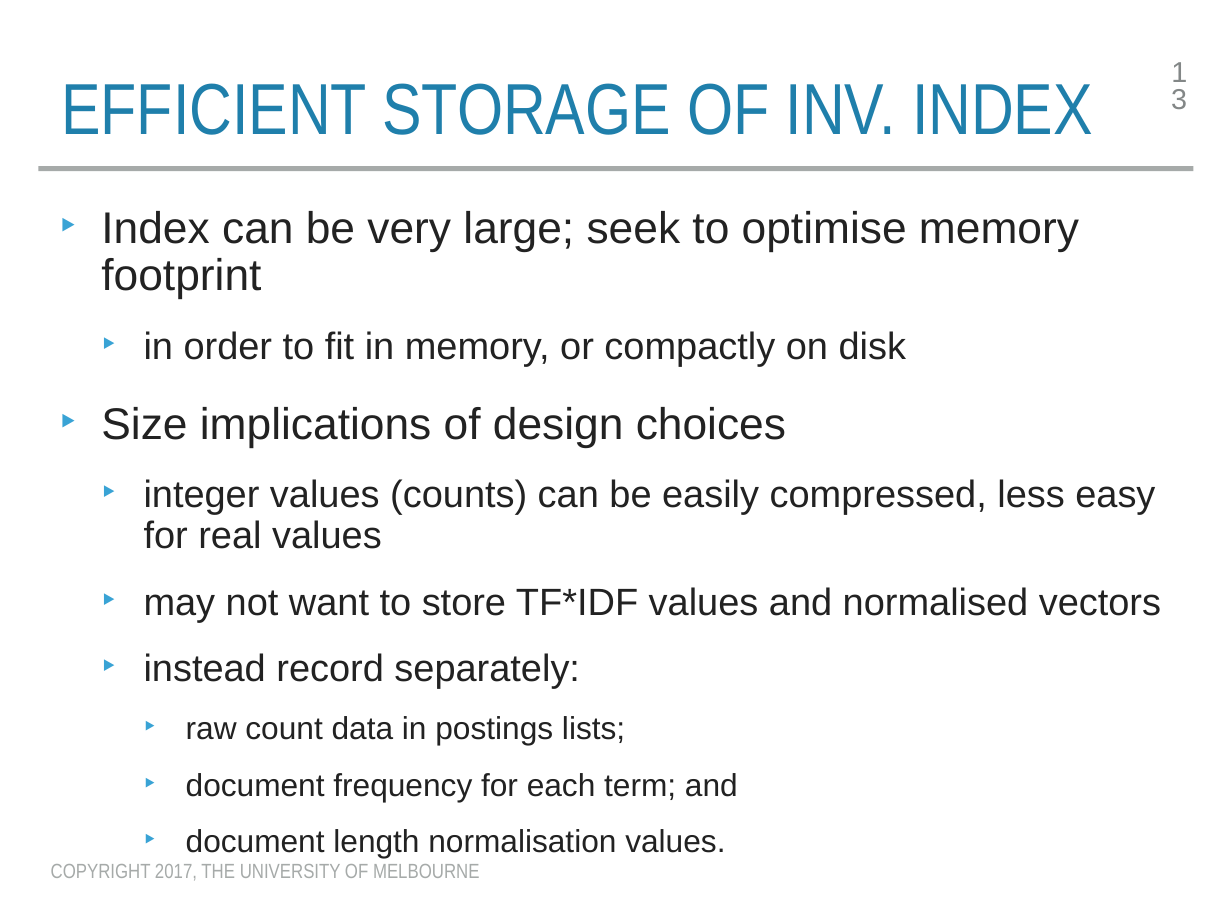
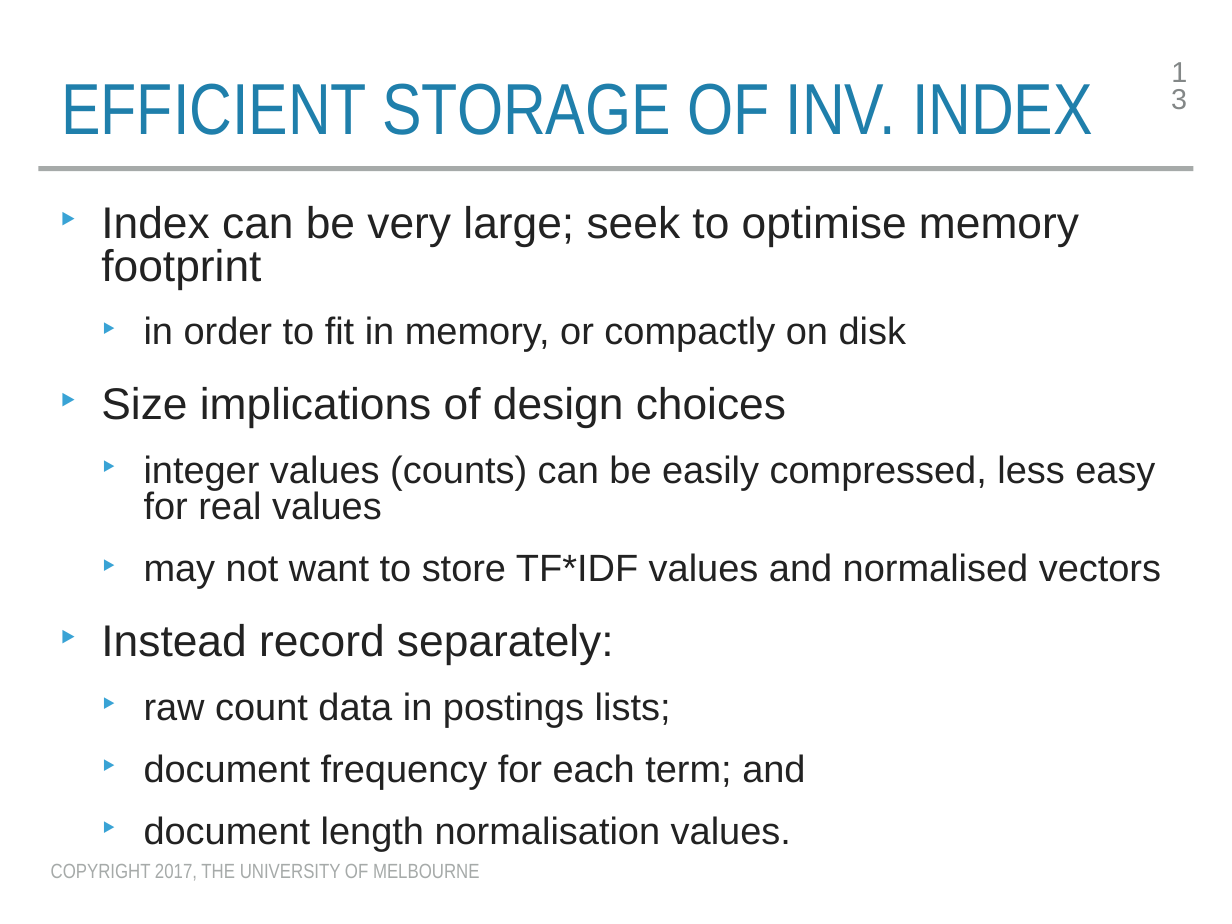
Before and after one commit to trevorcohn/comp90042, a slide deck: slide 13 of slides/WSTA_L16_vsm_eval.pptx. Drawn at 1232x924 pixels with LibreOffice and Linux fonts; fonts in the diff are those of the drawing. Boxes give left, top, right and bottom in pixels: in the first picture for what was removed or moved away, otherwise in the second. Text is boxed around its words. In the diff, an @@ line names an element or a change of style, - is before the commit and + after.

```diff
--- a/slides/WSTA_L16_vsm_eval.pptx
+++ b/slides/WSTA_L16_vsm_eval.pptx
@@ text at [101, 206, 1161, 851]: size 18.5 to 22.2 pt in "raw count data in postings lists;", "document frequency for each term; and", "document length normalisation values."; line spacing 0.9 to 0.8; list level 3 to 2 in "raw count data in postings ..."; list level 3 to 2 in "document frequency for each term; ..."; list level 3 to 2 in "document length normalisation values." @@
@@ text at [101, 624, 614, 665]: text changed; size 22.2 to 25.9 pt @@
-  ‣ instead record separately:
+‣ Instead record separately:
```
Also in this commit, not shown: 7 other slides changed, 1 slide added, 4 other files.
